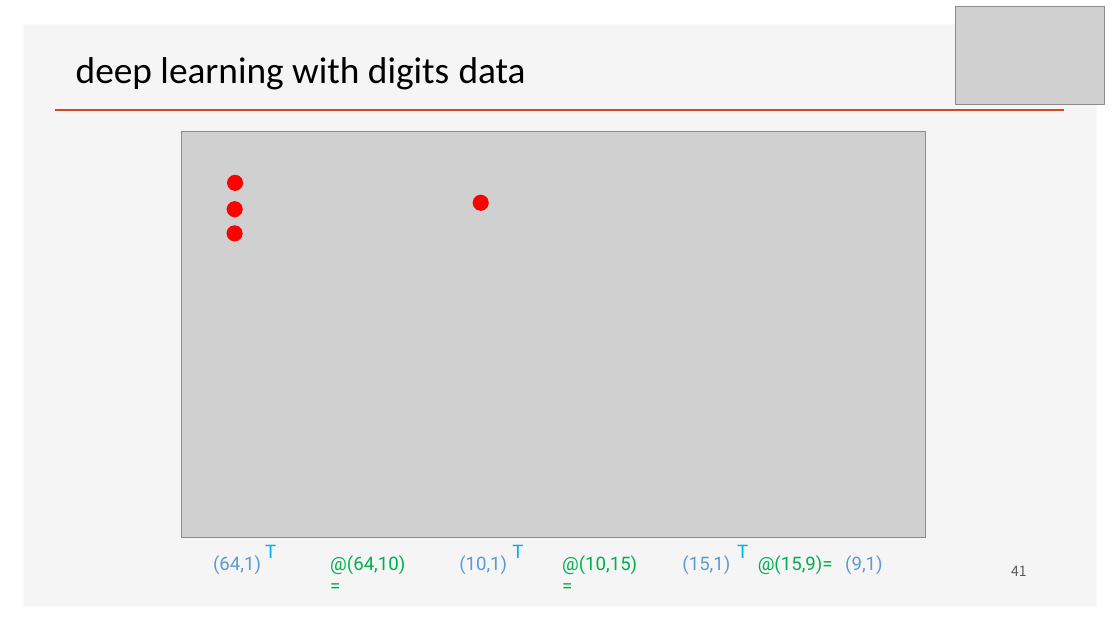
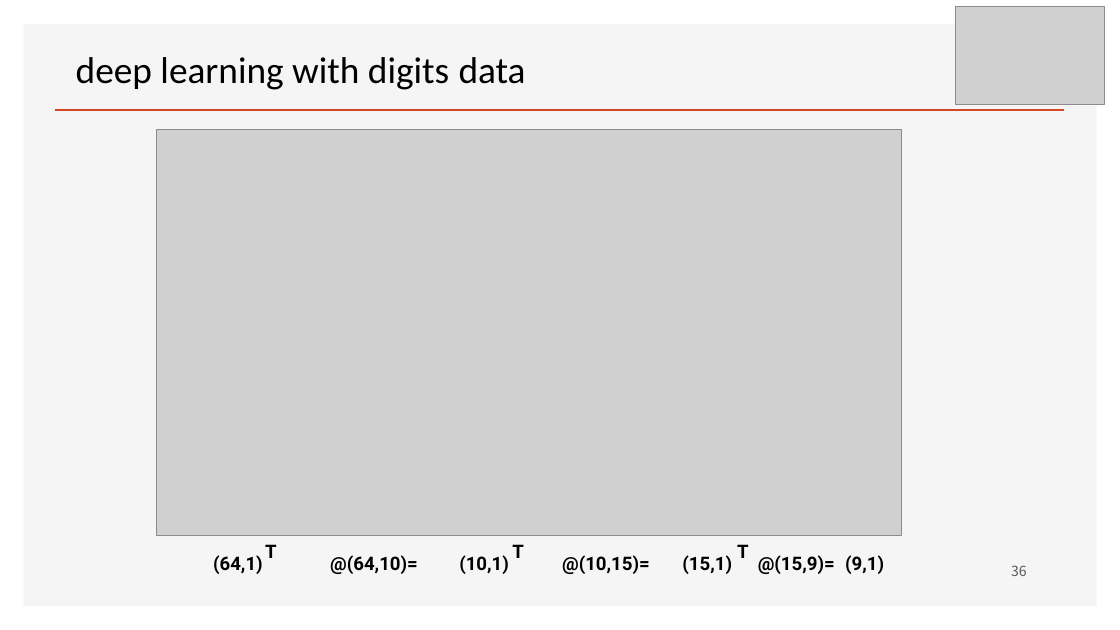
Before and after one commit to ancestor9/mathematics-for-machine-learning, a slide deck: slide 36 of w4_Perceptron_Regression.pptx (slide 41 before the commit). Drawn at 1120x630 pixels with LibreOffice and Linux fonts; fonts in the diff are those of the drawing; grey boxes stand for pictures; background and template pictures are left out. Boxes give left, top, right and bottom in pixels: in the first picture for what was removed or moved away, otherwise in the second. Text is boxed around its words. In the diff, an @@ line names an element or a change of style, - is before the commit and + after.

```diff
--- a/w4_Perceptron_Regression.pptx
+++ b/w4_Perceptron_Regression.pptx
@@ picture: place and size @@
-picture at (181, 131, 926, 537)
+picture at (156, 129, 901, 535)
@@ ellipse removed at (228, 176, 243, 191) @@
@@ ellipse removed at (227, 202, 242, 217) @@
@@ ellipse removed at (473, 195, 488, 210) @@
@@ ellipse removed at (227, 226, 242, 241) @@
@@ text colour #00B0F0 to #000000, bold on in 3 elements at (265, 544, 277, 558), (512, 544, 524, 558), (737, 544, 749, 558) @@
@@ text colour #00B050 to #000000, bold on in 3 elements at (758, 555, 835, 574), (330, 555, 418, 574), (562, 555, 650, 574) @@
@@ text colour #5B9BD5 to #000000, bold on in 4 elements at (213, 555, 263, 574), (682, 555, 732, 574), (459, 555, 509, 574), (845, 555, 884, 574) @@
@@ page number at (1011, 565, 1027, 576): text changed @@
-41
+36
```
Also in this commit, not shown: 13 other slides changed, 2 slides added, 22 slides removed.
